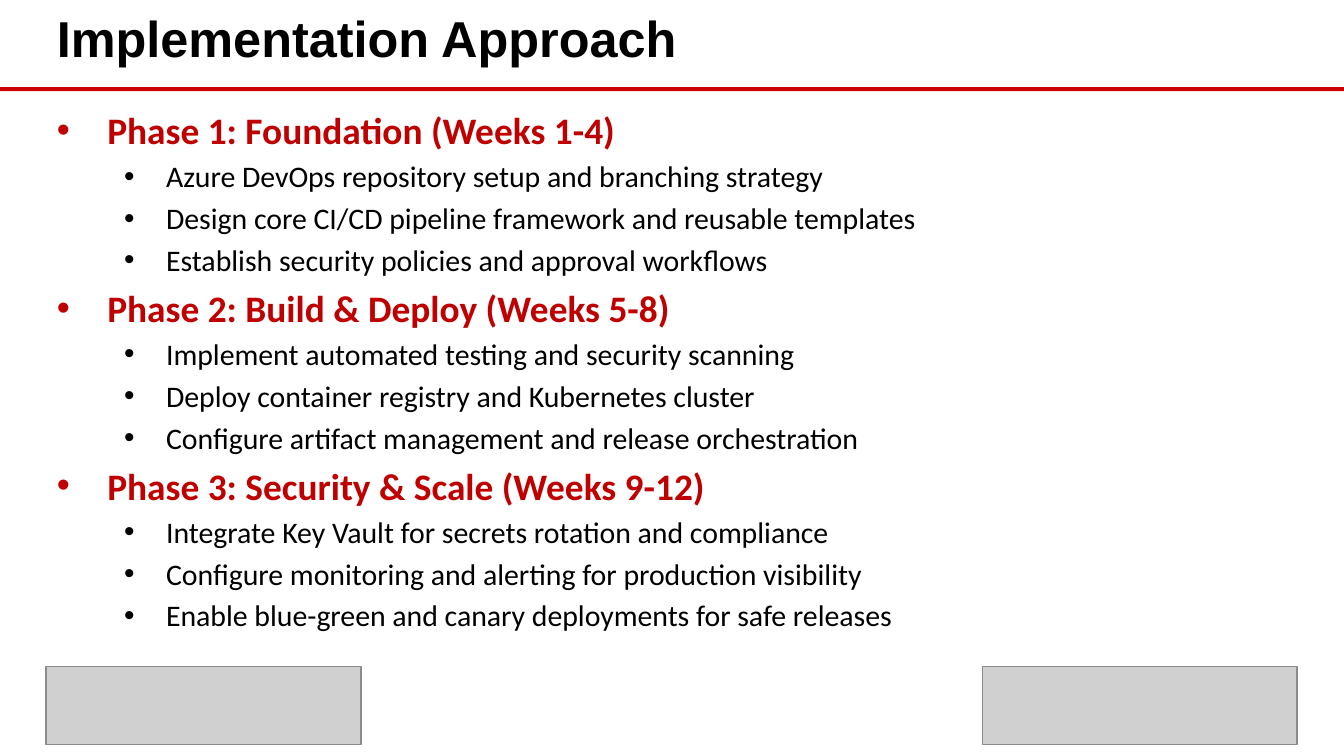
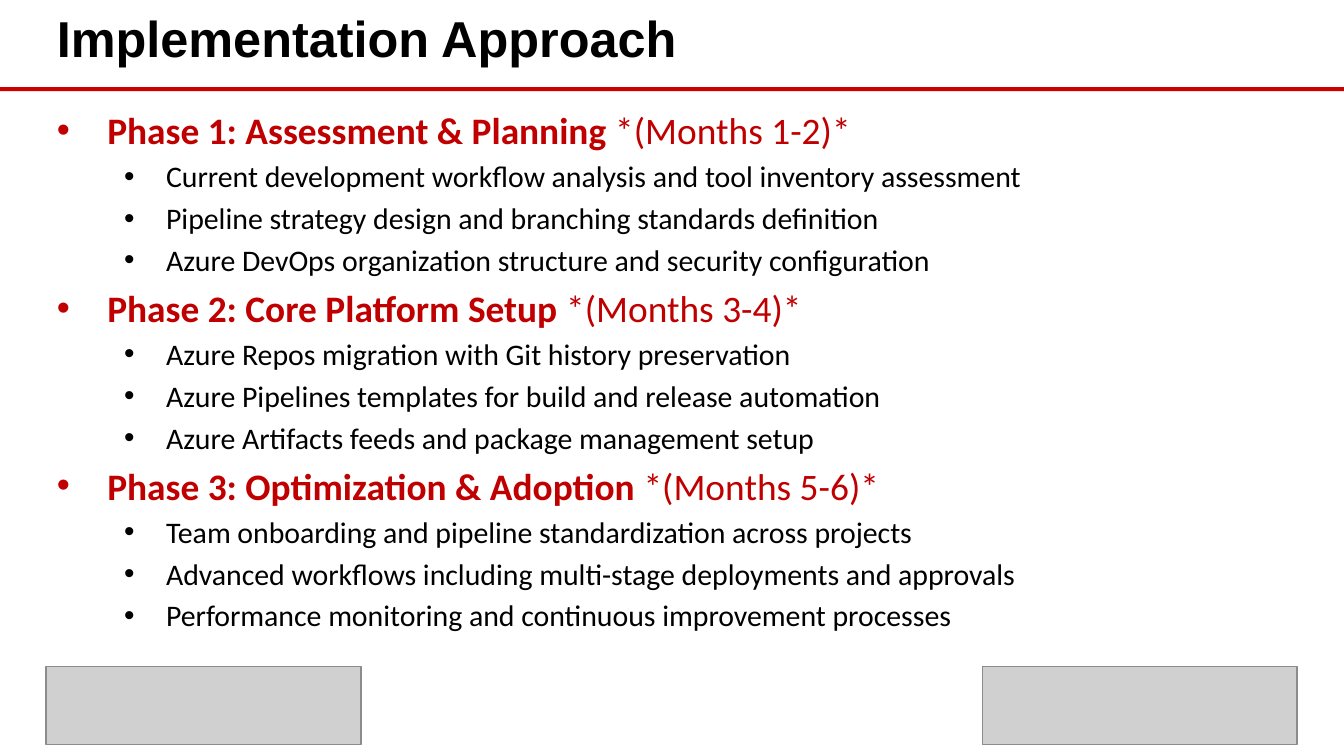
Before and after one commit to eoframework/solutions, a slide deck: slide 5 of solutions/azure/devops/enterprise-platform/presales/solution-briefing.pptx (slide 4 before the commit). Drawn at 1344x756 pixels with LibreOffice and Linux fonts; fonts in the diff are those of the drawing; grey boxes stand for pictures; background and template pictures are left out. Boxes give left, top, right and bottom in pixels: in the first picture for what was removed or moved away, otherwise in the second. Text is boxed around its words. In the diff, an @@ line names an element or a change of style, - is before the commit and + after.

Commit message:
Add Engagement Scope slides with solution-specific scope for Azure solutions
- Document Intelligence: IDP scope (document types, AI/ML complexity, accuracy)
- Enterprise Landing Zone: Landing zone scope (management groups, subscriptions, policies)
- Sentinel SIEM: Security scope (data connectors, analytics rules, log ingestion)
- DevOps Enterprise Platform: DevOps scope (repositories, pipelines, deployments)
- Virtual Desktop: AVD scope (host pools, app groups, user profiles)
- Virtual WAN Global: Network scope (WAN hubs, VPN connections, bandwidth)
- Updated LOE CSVs with proper SCOPE ASSUMPTIONS structure for Doc Intel and Landing Zone
- Regenerated all 6 PPTX files with 11-slide structure including Engagement Scope

```diff
--- a/solutions/azure/devops/enterprise-platform/presales/solution-briefing.pptx
+++ b/solutions/azure/devops/enterprise-platform/presales/solution-briefing.pptx
@@ text at [107,117,1021,631]: text changed @@
-• Phase 1: Foundation (Weeks 1-4)
-  • Azure DevOps repository setup and branching strategy
-  • Design core CI/CD pipeline framework and reusable templates
-  • Establish security policies and approval workflows
-• Phase 2: Build & Deploy (Weeks 5-8)
-  • Implement automated testing and security scanning
-  • Deploy container registry and Kubernetes cluster
-  • Configure artifact management and release orchestration
-• Phase 3: Security & Scale (Weeks 9-12)
-  • Integrate Key Vault for secrets rotation and compliance
-  • Configure monitoring and alerting for production visibility
-  • Enable blue-green and canary deployments for safe releases
+• Phase 1: Assessment & Planning *(Months 1-2)*
+  • Current development workflow analysis and tool inventory assessment
+  • Pipeline strategy design and branching standards definition
+  • Azure DevOps organization structure and security configuration
+• Phase 2: Core Platform Setup *(Months 3-4)*
+  • Azure Repos migration with Git history preservation
+  • Azure Pipelines templates for build and release automation
+  • Azure Artifacts feeds and package management setup
+• Phase 3: Optimization & Adoption *(Months 5-6)*
+  • Team onboarding and pipeline standardization across projects
+  • Advanced workflows including multi-stage deployments and approvals
+  • Performance monitoring and continuous improvement processes
```
Also in this commit, not shown: 8 other slides changed, 1 slide added, 13 other files.
